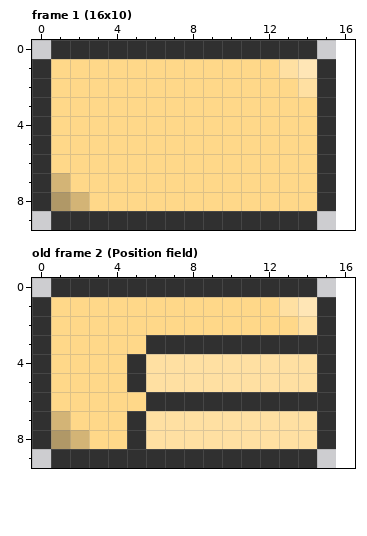
A pixel-art file gets an edit: Assets/Sprites/UI/Builder/SimpleBackgrounds.aseprite. Above is the file before it was changed.
16x10 pixels, 3 frames. Shown: frame 1 (16x10), old frame 2 (Position field). The old version is drawn lined up with the new one, on the new canvas. The commit also changed other frames, which this record leaves out.
Once edited:
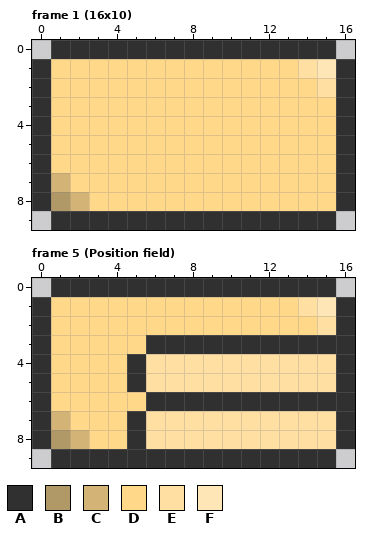
Palette (. is transparent): A #303030  B #b09867  C #d3b476  D #ffd889  E #ffe0a2  F #ffe6b6
A new or re-ordered frame is compared with the old frame closest to it.
Commit: Worked on the property fields UI
Edits made:
canvas 16x10 -> 17x10
frames 3 -> 9
Frame 1 (16x10):
Colour A now appears in row 0 at x 15; in rows 1 to 8 at x 16; in row 9 at x 15.
The author changed colour A to colour D in rows 3 to 8 at x 15.
The author changed colour E to colour D in row 1 at x 13; in row 2 at x 14.
The author changed colour A to colour E in row 2 at x 15.
The author changed colour F to colour E in row 1 at x 14.
The author changed colour A to colour F in row 1 at x 15.
Frame 5 (Position field) is new; against old frame 2 (Position field):
Colour A now appears in row 0 at x 15; in rows 1 to 8 at x 16; in row 9 at x 15.
The author changed colour E to colour D in row 1 at x 13; in row 2 at x 14.
The author changed colour A to colour E in row 2 at x 15; in rows 4 to 5 at x 15; in rows 7 to 8 at x 15.
The author changed colour F to colour E in row 1 at x 14.
The author changed colour A to colour F in row 1 at x 15.
Where, in picture pixels (left, top, right, bottom), the same in both pictures:
changed: (279, 40, 355, 230)
changed: (279, 278, 355, 468)
